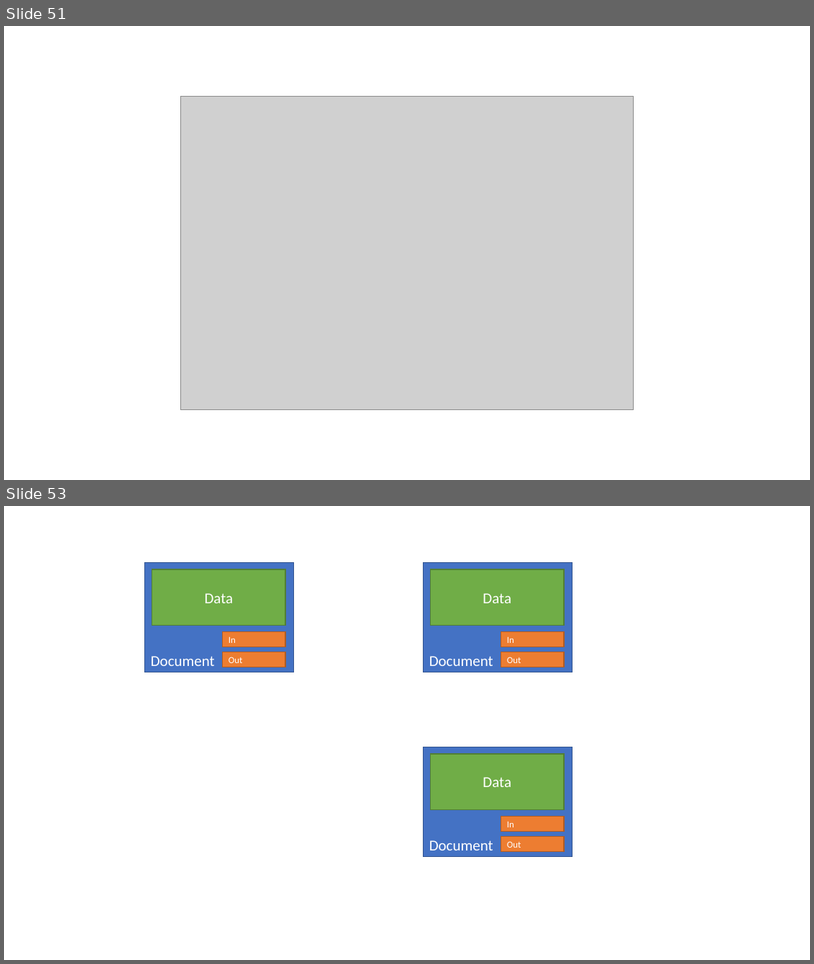
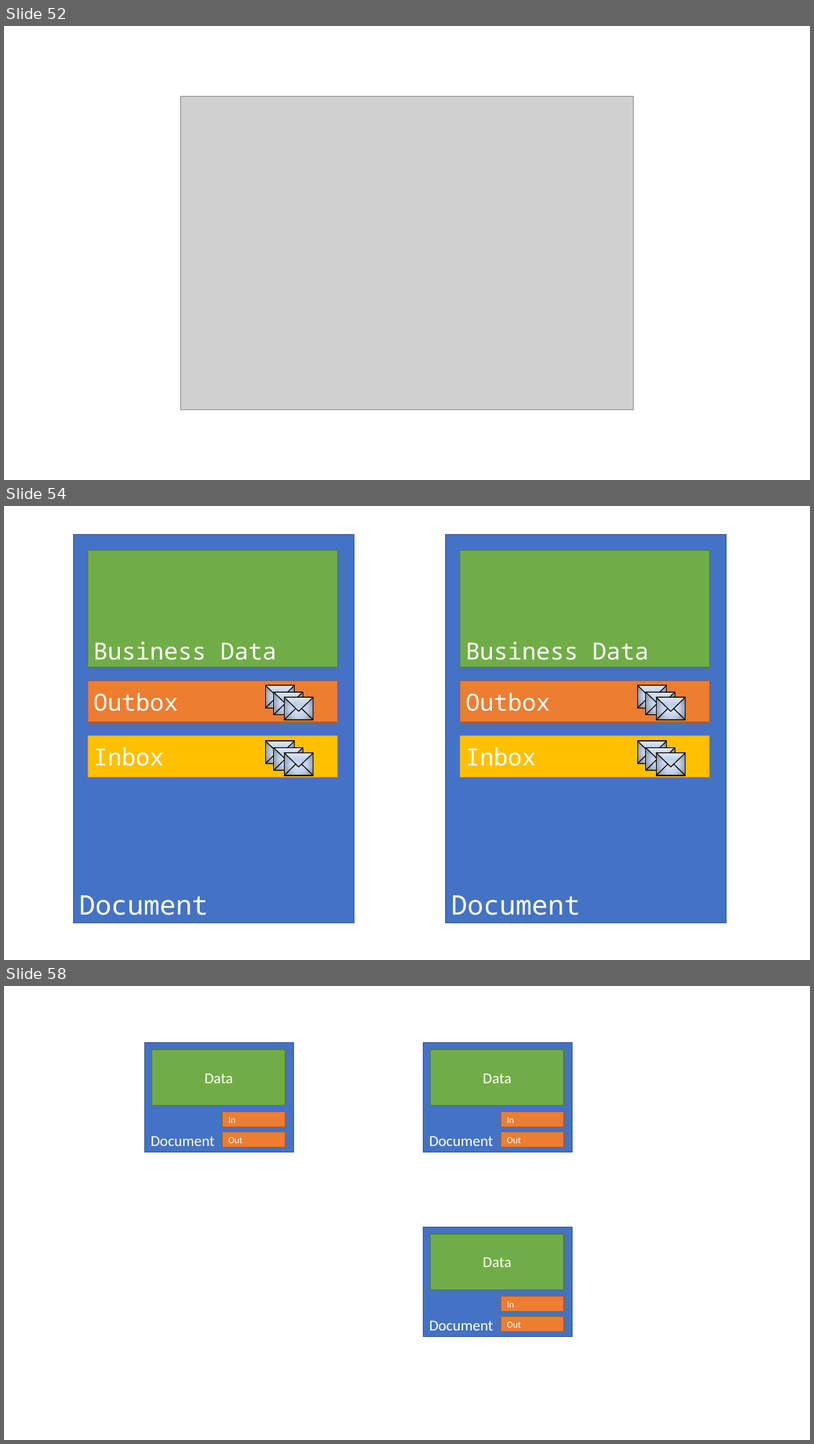
Before and after one commit to jbogard/presentations, a slide deck: FromSQLtoAzureCosmosDB/FromSQLtoAzureCosmosDB.pptx. Shown one above the other, each under a label of ours: slides 51 and 53 before the commit, slides 52, 54 and 58 after it; the slides between them are not shown. The pictures are 814x964 and 814x1444 pixels, drawn with LibreOffice and Linux fonts; fonts in the diff are those of the drawing; grey boxes stand for pictures. Boxes give left, top, right and bottom in pixels: in the first picture for what was removed or moved away, otherwise in the second. Text is boxed around its words. In the diff, an @@ line names an element or a change of style, - is before the commit and + after.

```diff
--- a/FromSQLtoAzureCosmosDB/FromSQLtoAzureCosmosDB.pptx
+++ b/FromSQLtoAzureCosmosDB/FromSQLtoAzureCosmosDB.pptx
@@ slide 54 added at box(4, 506, 810, 960), background #FFFFFF @@
@@ rectangle added at box(73, 534, 354, 923), fill #4472C4, outline #325491 1 pt, 32 pt, text #FFFFFF @@
+Document
@@ rectangle added at box(445, 534, 727, 923), fill #4472C4, outline #325491 1 pt, 32 pt, text #FFFFFF @@
+Document
@@ rectangle added at box(88, 550, 338, 667), fill #70AD47, outline #538035 1 pt, 28 pt, text #FFFFFF @@
+Business Data
@@ rectangle added at box(460, 550, 710, 667), fill #70AD47, outline #538035 1 pt, 28 pt, text #FFFFFF @@
+Business Data
@@ rectangle added at box(88, 681, 338, 722), fill #ED7D31, outline #AF5C24 1 pt, 28 pt, text #FFFFFF @@
+Outbox
@@ group added at box(265, 685, 313, 720): 6 triangles, 3 rectangles @@
@@ rectangle added at box(460, 681, 710, 722), fill #ED7D31, outline #AF5C24 1 pt, 28 pt, text #FFFFFF @@
+Outbox
@@ group added at box(638, 685, 686, 720): 6 triangles, 3 rectangles @@
@@ rectangle added at box(88, 735, 338, 777), fill #FFC000, outline #BD8E00 1 pt, 28 pt, text #FFFFFF @@
+Inbox
@@ rectangle added at box(460, 735, 710, 777), fill #FFC000, outline #BD8E00 1 pt, 28 pt, text #FFFFFF @@
+Inbox
@@ group added at box(265, 741, 313, 775): 6 triangles, 3 rectangles @@
@@ group added at box(638, 741, 686, 775): 6 triangles, 3 rectangles @@
@@ what was slide 51 is now slide 52 @@
@@ what was slide 53 is now slide 58 @@
```
Also in this commit, not shown: 1 slide changed, 57 other slides added, 1 slide removed, 4 other files.
